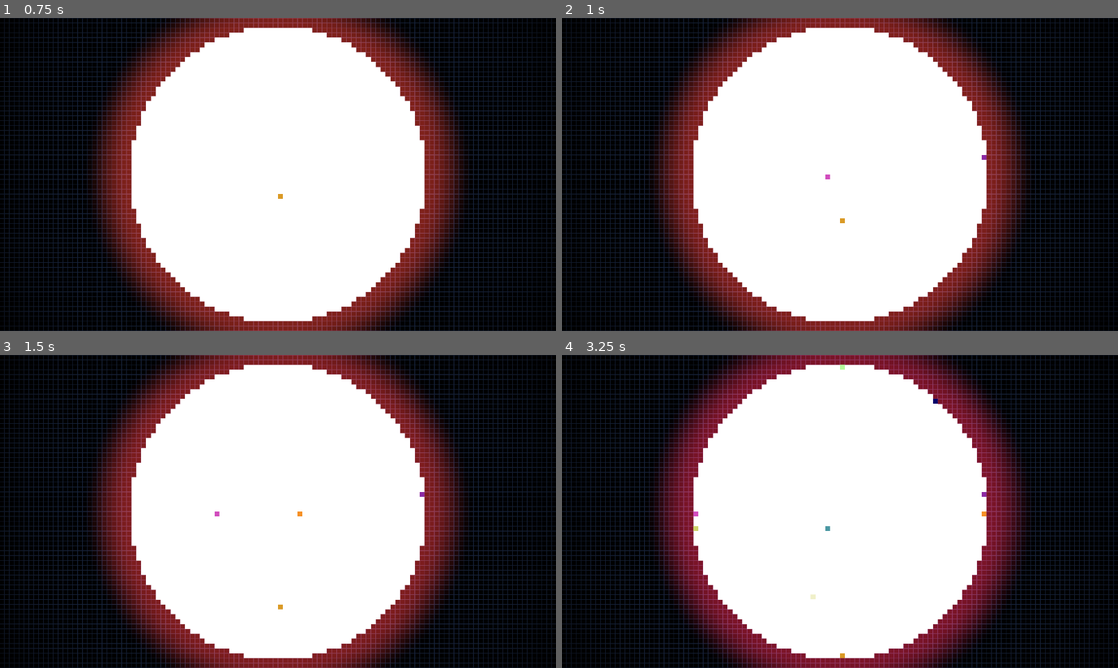
Above: before the commit, frames 1-4 (two rows, left to right).
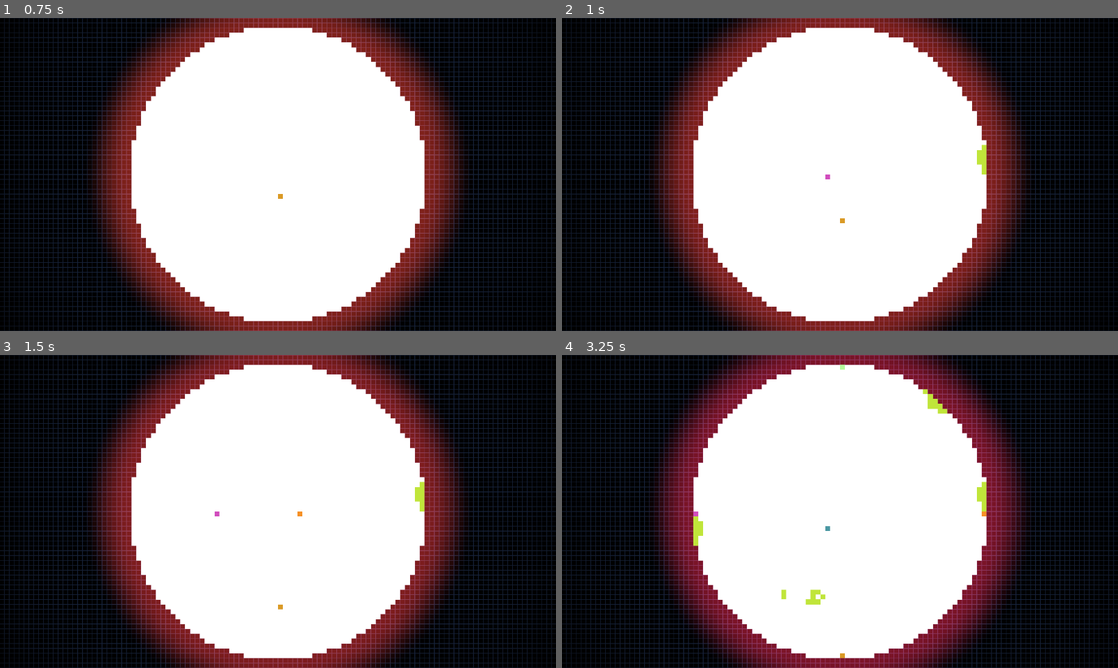
Above: after the commit, the same moments.

Repository: Masupell/sand_tetris_round
Game: Godot game, scene res://scenes/World.tscn
The game is run twice, just before and just after one commit, with the same random seed, the same clock (stepped at 60 frames per second) and the same inputs. The project has no main scene, so this scene is started directly.
Inputs (mouse positions are in pixels of both pictures, inside the frame that each line leads up to):
- Up to frame 1 (0.75 s): tap Enter (ui_accept) at 0.5 s; move the mouse to (400, 158) at 0.52 s; click (400, 158) at 0.67 s
- Up to frame 2 (1 s): tap Enter (ui_accept) at 0.77 s
- Up to frame 3 (1.5 s): tap Enter (ui_accept) at 1.25 s; move the mouse to (166, 527) at 1.27 s; click (166, 527) at 1.42 s
- Up to frame 4 (3.25 s): tap Enter (ui_accept) at 1.52, 3.02 s; move the mouse to (895, 442) at 2.02 s; click (895, 442) at 2.17 s; move the mouse to (812, 574) at 2.77 s; click (812, 574) at 2.92 s

Frame 1 is identical in both runs. In frame 2, 0.1% of the frame differs, in the area x 74-77%, y 40-50%; in frame 3, 0.1%; in frame 4, 0.5%, in the area x 23-77%, y 10-80%.

Commit message:
Circle-Sand Detection + Removal

Diff:
--- a/Code/grid.gd
+++ b/Code/grid.gd
@@ -14,7 +14,9 @@
 var center = Vector2(width/2,height/2)
 
 var time_passed: float = 0.0
+var circle_check_timer: float = 0.0
 var interval: float = 0.05
+var circle_time: float = 1.0
 
 enum CellType { EMPTY, SAND, WATER, WALL, BARRIER}
 
@@ -37,9 +39,12 @@
 
 func _physics_process(delta: float) -> void:
 	time_passed += delta
+	circle_check_timer += delta
 	if time_passed >= interval:
 		update_sand()
 		time_passed = 0.0
+	if circle_check_timer >= circle_time:
+		check_full_circle()
 	queue_redraw()
 
 func circle():
@@ -89,11 +94,26 @@
 		#print(pos)
 		var grid_pos = Vector2i((pos.x-(1280-width*size)/2)/size, pos.y/size)
 		#print(grid_pos)
-		var idx = grid_pos.y * width + grid_pos.x
-		if idx < 64*64:
-			if grid[idx].type == CellType.EMPTY:
-				grid[idx].type = CellType.SAND
-				grid[idx].color = Color(randf(), randf(), randf())
+
+		match event.button_index:
+			MOUSE_BUTTON_LEFT:
+				for y in [-1, 0, 1]:
+					for x in [-1, 0, 1]:
+						var idx = (grid_pos.y+y) * width + (grid_pos.x+x)
+						if idx < 64*64:
+							#print(cell_angle(grid_pos))
+							if grid[idx].type == CellType.EMPTY:
+								grid[idx].type = CellType.SAND
+								grid[idx].color = Color(0.753, 0.898, 0.227, 1.0)#Color(randf(), randf(), randf())
+			MOUSE_BUTTON_RIGHT:
+				for y in [-1, 0, 1]:
+					for x in [-1, 0, 1]:
+						var idx = (grid_pos.y+y) * width + (grid_pos.x+x)
+						if idx < 64*64:
+							#print(cell_angle(grid_pos))
+							if grid[idx].type == CellType.EMPTY:
+								grid[idx].type = CellType.SAND
+								grid[idx].color = Color(0.366, 0.41, 0.863, 1.0)
 	if event.is_action_released("ui_accept"):
 		spawn_sand()
 
@@ -161,3 +181,89 @@
 					grid[tidx].color = grid[idx].color
 					grid[idx].type = CellType.EMPTY
 					break
+
+func angle_of(pos: Vector2) -> float:
+	# pos are integer cell coordinates
+	var a = atan2(pos.y - center.y, pos.x - center.x)
+	return fmod(a + TAU, TAU)
+
+func check_full_circle():
+	var seen = {}
+
+	for y in height:
+		for x in width:
+			var idx = y * width + x
+			if seen.has(idx):
+				continue
+			var cell = grid[idx]
+			if cell.type != CellType.SAND:
+				continue
+
+			var color = cell.color
+			var queue = [Vector2i(x, y)]
+			var cluster = []
+			var angles = []
+			var sum_radius = 0.0
+			var count = 0
+
+			while queue.size() > 0:
+				var p = queue.pop_back()
+				var pidx = p.y * width + p.x
+				if seen.has(pidx):
+					continue
+				seen[pidx] = true
+
+				var c = grid[pidx]
+				if c.type != CellType.SAND or c.color != color:
+					continue
+
+				cluster.append(p)
+				angles.append(angle_of(p))
+
+				var r = (Vector2(p.x, p.y) - center).length()
+				sum_radius += r
+				count += 1
+
+				for oy in [-1, 0, 1]:
+					for ox in [-1, 0, 1]:
+						if ox == 0 and oy == 0:
+							continue
+						var nx = p.x + ox
+						var ny = p.y + oy
+						var nidx = ny * width + nx
+						if seen.has(nidx):
+							continue
+						var nc = grid[nidx]
+						if nc.type == CellType.SAND and nc.color == color:
+							queue.append(Vector2i(nx, ny))
+
+			if count == 0:
+				continue
+
+			var avg_radius = sum_radius / max(1, count)
+
+			if avg_radius < 2.5:
+				continue
+
+			angles.sort()
+
+			var largest_gap = 0.0
+			for i in angles.size()-1:
+				var gap = angles[i+1] - angles[i]
+				if gap > largest_gap:
+					largest_gap = gap
+
+			var wrap_gap = angles[0] + TAU - angles[angles.size() - 1]
+			if wrap_gap > largest_gap:
+				largest_gap = wrap_gap
+
+			var circumference_cells = max(8, int(round(TAU * avg_radius)))
+			var angle_per_cell = TAU / float(circumference_cells)
+
+			var gap_factor = 1.5
+			var allowed_gap = angle_per_cell * gap_factor
+
+			if largest_gap <= allowed_gap:
+				for pos in cluster:
+					var clear_idx = pos.y * width + pos.x
+					grid[clear_idx].type = CellType.EMPTY
